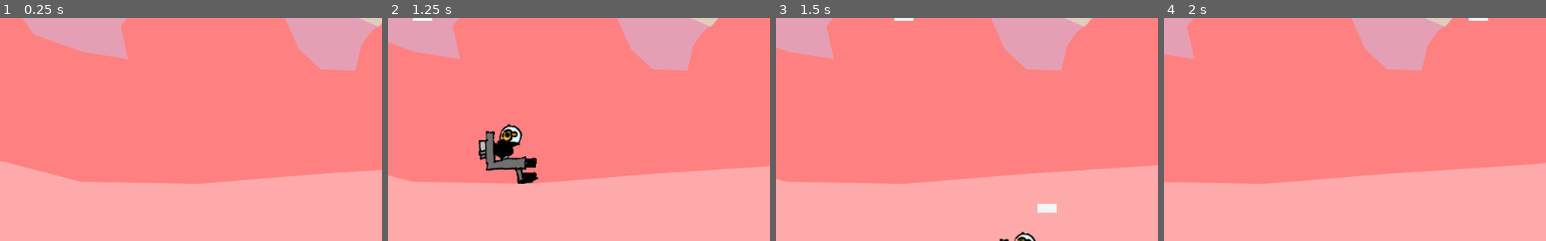
Above: before the commit, frames 1-4 (left to right).
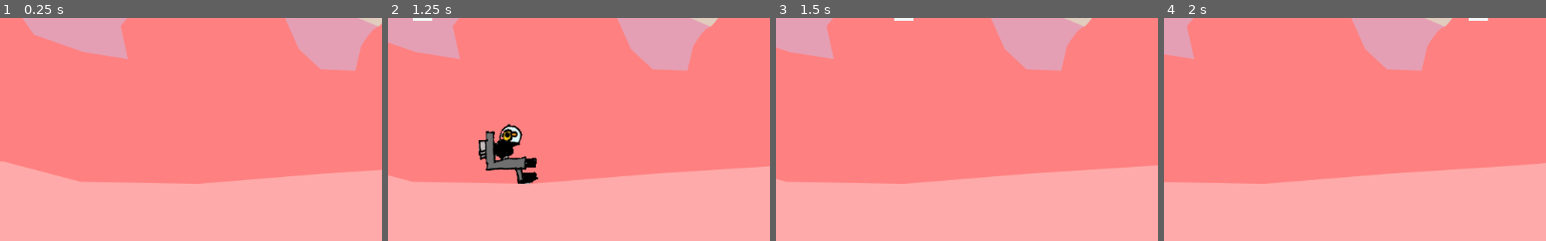
Above: after the commit, the same moments.

Repository: the-g-force/FamJam-January2021
Game: Godot game, scene res://src/Level.tscn
Two runs of this game, one before a commit and one after it. Both use one fixed random seed, a clock stepped at 60 frames per second and the inputs below.
Inputs:
- Up to frame 1 (0.25 s): no input
- Up to frame 2 (1.25 s): hold D (move_right) from 0.53 s (still down); tap Space (fire) at 0.6 s
- Up to frame 3 (1.5 s): release D (move_right) at 1.28 s; hold S (move_down) from 1.28 s (still down); tap Space (fire) at 1.35 s
- Up to frame 4 (2 s): keep holding S (move_down)
The pictures show only the part of the screen within x 42-92%, y 50-100%; the shares and areas given below are measured in that part.

Frames 1-2 are identical in both runs. In frame 3, 0.4% of the frame differs, in the area x 58-74%, y 83-100%; in frame 4, nothing differs.

Commit message:
Make duck die when hitting the ground

Diff:
--- a/project/src/Level.gd
+++ b/project/src/Level.gd
@@ -30,3 +30,8 @@
 
 func _on_Alien_destroyed(_alien:Object):
 	print("Alien was destroyed, get some points")
+
+
+func _on_Ground_body_entered(body):
+	if body is Duck:
+		body.damage()
--- a/project/src/Level.tscn
+++ b/project/src/Level.tscn
@@ -39,3 +39,4 @@
 [node name="Duck" parent="." instance=ExtResource( 3 )]
 position = Vector2( 118.391, 268 )
 [connection signal="timeout" from="Timer" to="." method="_on_Timer_timeout"]
+[connection signal="body_entered" from="Ground" to="." method="_on_Ground_body_entered"]
